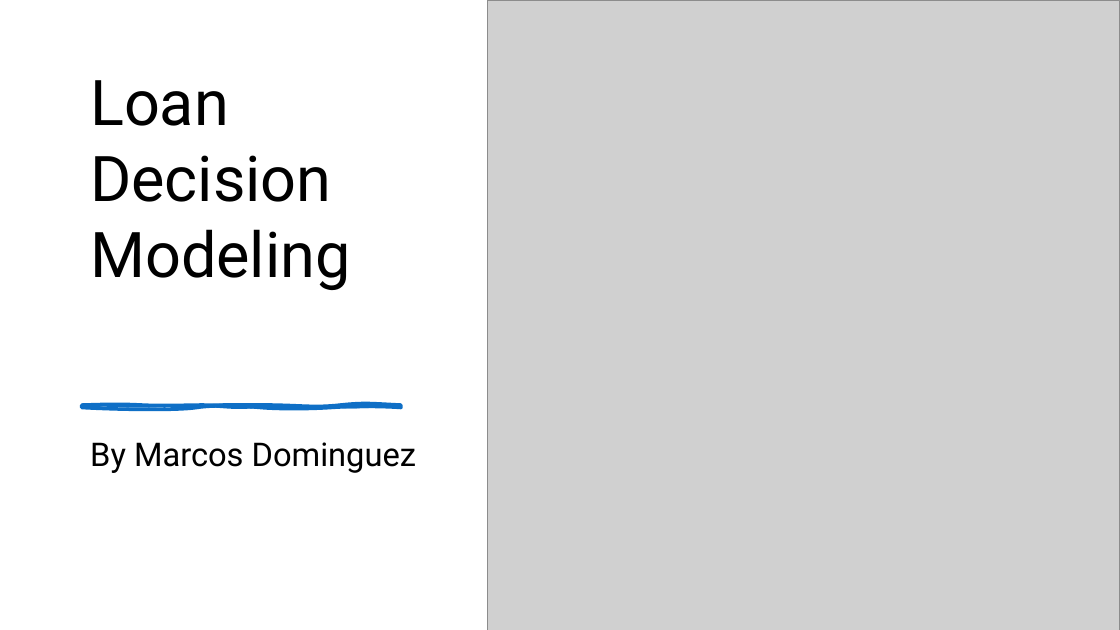
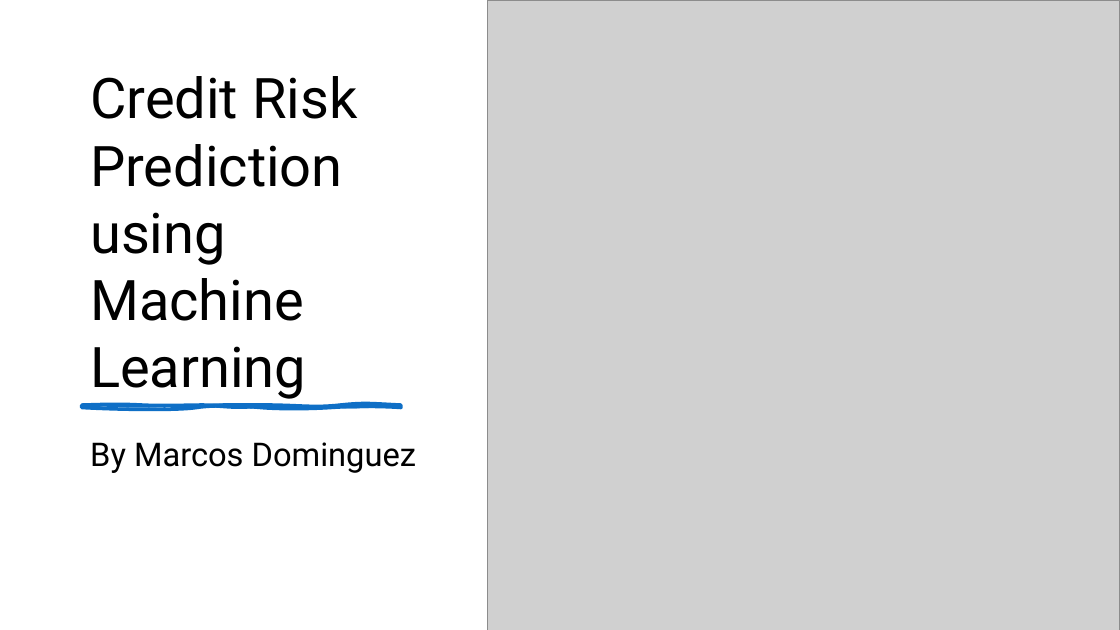
Before and after one commit to mdominguez2010/Loan-Loss, a slide deck: slide 1 of presentation/mvp .pptx. Drawn at 1120x630 pixels with LibreOffice and Linux fonts; fonts in the diff are those of the drawing; grey boxes stand for pictures. Boxes give left, top, right and bottom in pixels: in the first picture for what was removed or moved away, otherwise in the second. Text is boxed around its words. In the diff, an @@ line names an element or a change of style, - is before the commit and + after.

```diff
--- a/presentation/mvp .pptx
+++ b/presentation/mvp .pptx
@@ title at bbox=[90, 76, 357, 399]: text changed; size 54 to 48 pt @@
-Loan Decision Modeling
+Credit Risk Prediction using Machine Learning
```
Also in this commit, not shown: 2 other slides changed, 6 slides added, 3 slides removed, 5 other files.
